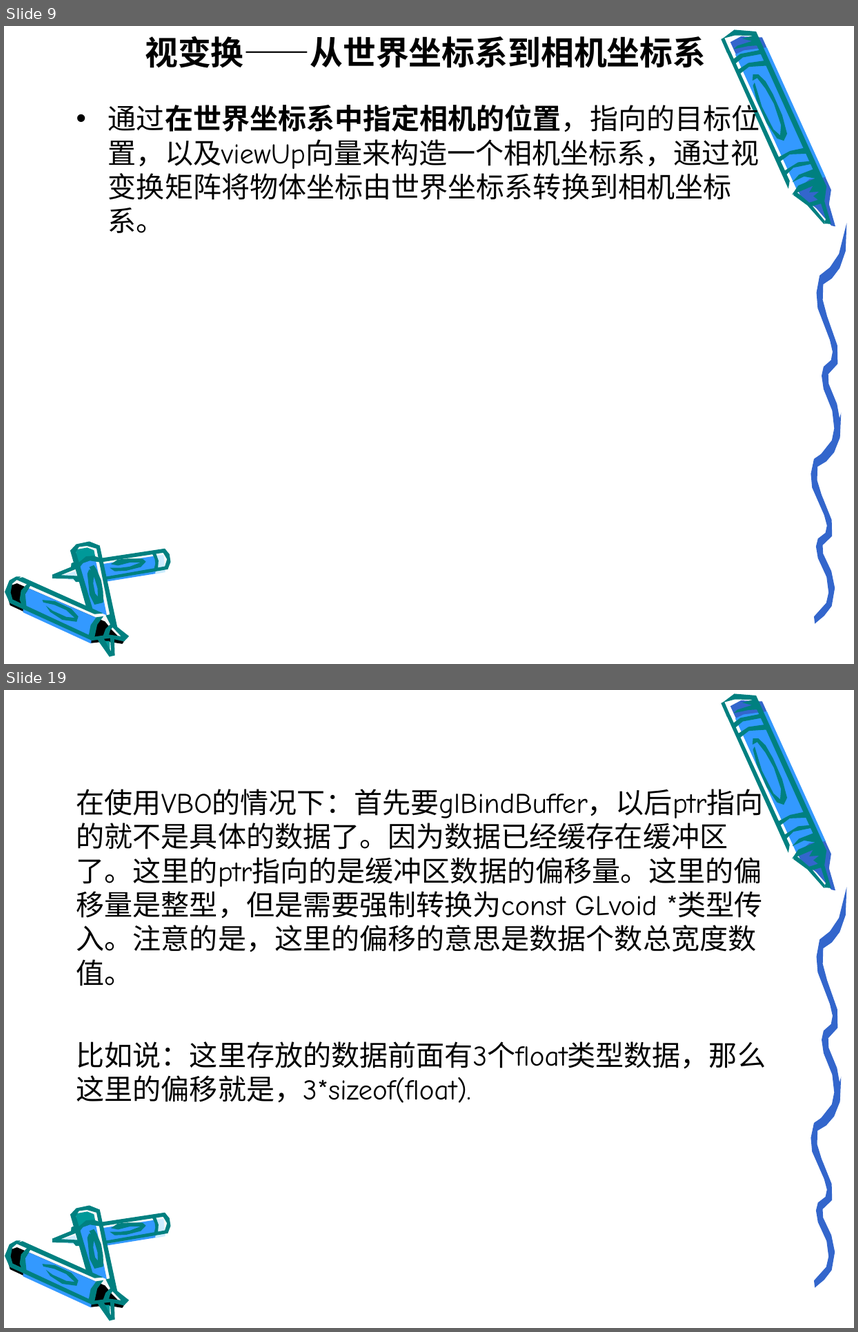
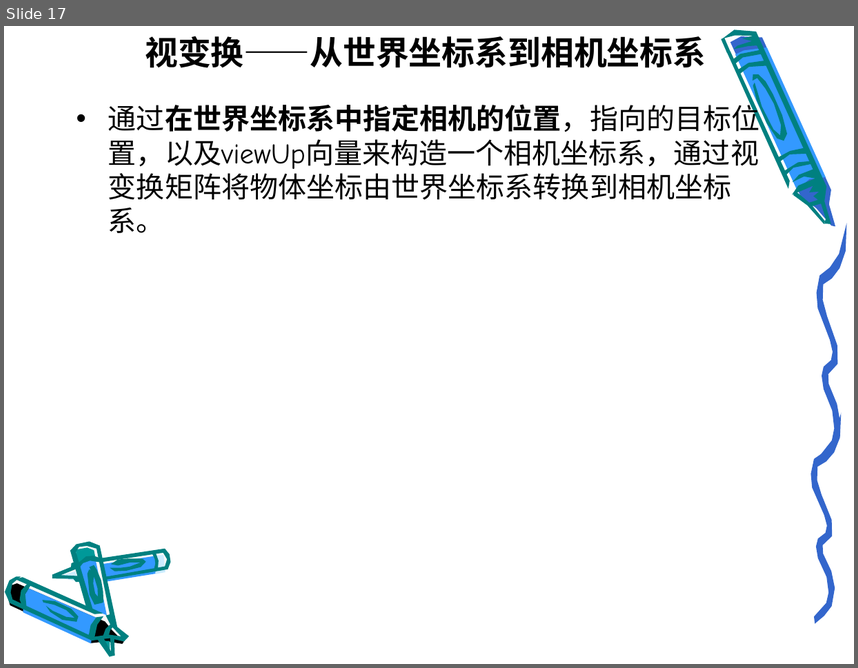
Before and after one commit to gudianxiaoshuo/openglES, a slide deck: PPT/模型转换.ppt. Shown one above the other, each under a label of ours: slides 9 and 19 before the commit, slide 17 after it; the slides between them are not shown. The pictures are 858x1332 and 858x668 pixels, drawn with LibreOffice and Linux fonts; fonts in the diff are those of the drawing; background and template pictures are left out. Boxes give left, top, right and bottom in pixels: in the first picture for what was removed or moved away, otherwise in the second. Text is boxed around its words. In the diff, an @@ line names an element or a change of style, - is before the commit and + after.

```diff
--- a/PPT/模型转换.ppt
+++ b/PPT/模型转换.ppt
@@ slide 19 removed at [4, 690, 854, 1328], background picture (left out); not listed: 37 template elements that a slide beside it also shows @@
@@ text removed at [76, 784, 766, 1103] @@
-在使用VBO的情况下：首先要glBindBuffer，以后ptr指向的就不是具体的数据了。因为数据已经缓存在缓冲区了。这里的ptr指向的是缓冲区数据的偏移量。这里的偏移量是整型，但是需要强制转换为const GLvoid *类型传入。注意的是，这里的偏移的意思是数据个数总宽度数值。
-比如说：这里存放的数据前面有3个float类型数据，那么这里的偏移就是，3*sizeof(float).
@@ what was slide 9 is now slide 17 @@
```
Also in this commit, not shown: 11 slides changed, 15 slides added, 69 other slides removed.
